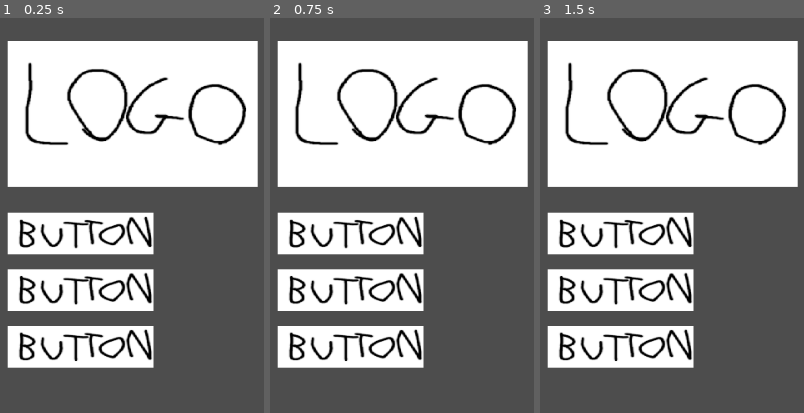
Above: before the commit, frames 1-3 (left to right).
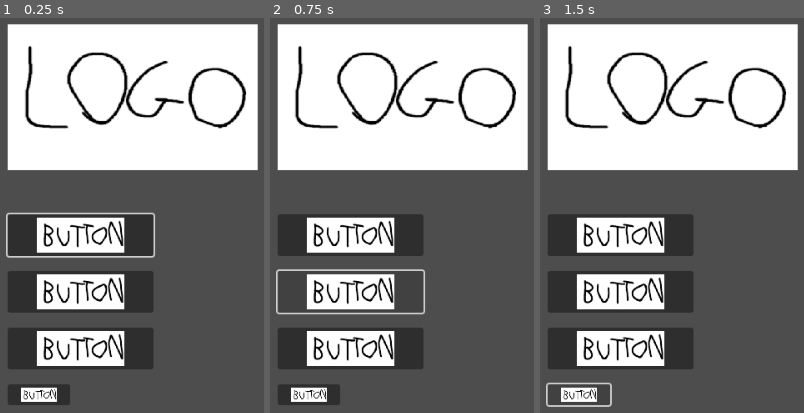
Above: after the commit, the same moments.

Repository: yumio7/KageBushinNoJutsu
Game: Godot game, scene res://Scenes/mainmenu.tscn
Same seed, same stepped clock (60 frames per second), same inputs: the game is played once before the commit and once after it. Before the commit the project has no main scene; this scene is started directly in both runs.
Inputs (mouse positions are in pixels of both pictures, inside the frame that each line leads up to):
- Up to frame 1 (0.25 s): no input
- Up to frame 2 (0.75 s): click (351, 290) at 0.52 s
- Up to frame 3 (1.5 s): click (579, 393) at 1.27 s

The runs differ from the first frame. In frame 1, 27% of the frame differs, in the area x 2-98%, y 1-98%; in frame 2, 27%; in frame 3, 27%.

Commit message:
they are buttons now

Diff:
--- /dev/null
+++ b/Scenes/mainmenu.gd
@@ -0,0 +1,11 @@
+extends MarginContainer
+
+# Called when the node enters the scene tree for the first time.
+func _ready() -> void:
+	$HBoxContainer/VBoxContainer/MenuButtons/play.grab_focus()
+
+
+
+# Called every frame. 'delta' is the elapsed time since the previous frame.
+func _process(delta: float) -> void:
+	pass
--- a/Scenes/mainmenu.tscn
+++ b/Scenes/mainmenu.tscn
@@ -1,6 +1,7 @@
-[gd_scene load_steps=3 format=3 uid="uid://c2mesxscmgmj3"]
+[gd_scene load_steps=4 format=3 uid="uid://c2mesxscmgmj3"]
 
 [ext_resource type="Texture2D" uid="uid://bdej44ojb18g2" path="res://Graphics/Placeholders/logo.png" id="1_b0pat"]
+[ext_resource type="Script" path="res://Scenes/mainmenu.gd" id="1_esexo"]
 [ext_resource type="Texture2D" uid="uid://clekrcpdjwfdr" path="res://Graphics/Placeholders/button.png" id="2_cna7s"]
 
 [node name="Mainmenu" type="MarginContainer"]
@@ -10,15 +11,17 @@
 grow_horizontal = 2
 grow_vertical = 2
 theme_override_constants/margin_left = 80
-theme_override_constants/margin_top = 60
+theme_override_constants/margin_top = 40
 theme_override_constants/margin_right = 80
-theme_override_constants/margin_bottom = 60
+theme_override_constants/margin_bottom = 40
+script = ExtResource("1_esexo")
 
 [node name="HBoxContainer" type="HBoxContainer" parent="."]
 layout_mode = 2
 
 [node name="VBoxContainer" type="VBoxContainer" parent="HBoxContainer"]
 layout_mode = 2
+theme_override_constants/separation = 50
 
 [node name="logo" type="TextureRect" parent="HBoxContainer/VBoxContainer"]
 custom_minimum_size = Vector2(300, 175)
@@ -33,20 +36,39 @@
 theme_override_constants/separation = 18
 alignment = 1
 
-[node name="play" type="TextureRect" parent="HBoxContainer/VBoxContainer/MenuButtons"]
+[node name="play" type="Button" parent="HBoxContainer/VBoxContainer/MenuButtons"]
 custom_minimum_size = Vector2(175, 50)
 layout_mode = 2
-texture = ExtResource("2_cna7s")
-expand_mode = 1
+focus_neighbor_top = NodePath("../credits")
+focus_neighbor_bottom = NodePath("../settings")
+icon = ExtResource("2_cna7s")
+icon_alignment = 1
+expand_icon = true
 
-[node name="settings" type="TextureRect" parent="HBoxContainer/VBoxContainer/MenuButtons"]
+[node name="settings" type="Button" parent="HBoxContainer/VBoxContainer/MenuButtons"]
 custom_minimum_size = Vector2(175, 50)
 layout_mode = 2
-texture = ExtResource("2_cna7s")
-expand_mode = 1
+focus_neighbor_top = NodePath("../play")
+focus_neighbor_bottom = NodePath("../quit")
+icon = ExtResource("2_cna7s")
+icon_alignment = 1
+expand_icon = true
 
-[node name="quit" type="TextureRect" parent="HBoxContainer/VBoxContainer/MenuButtons"]
+[node name="quit" type="Button" parent="HBoxContainer/VBoxContainer/MenuButtons"]
 custom_minimum_size = Vector2(175, 50)
 layout_mode = 2
-texture = ExtResource("2_cna7s")
-expand_mode = 1
+focus_neighbor_top = NodePath("../settings")
+focus_neighbor_bottom = NodePath("../credits")
+icon = ExtResource("2_cna7s")
+icon_alignment = 1
+expand_icon = true
+
+[node name="credits" type="Button" parent="HBoxContainer/VBoxContainer/MenuButtons"]
+custom_minimum_size = Vector2(75, 25)
+layout_mode = 2
+size_flags_horizontal = 0
+focus_neighbor_top = NodePath("../quit")
+focus_neighbor_bottom = NodePath("../play")
+icon = ExtResource("2_cna7s")
+icon_alignment = 1
+expand_icon = true
--- a/project.godot
+++ b/project.godot
@@ -11,6 +11,7 @@
 [application]
 
 config/name="KageBushinNoJutsu"
+run/main_scene="res://Scenes/mainmenu.tscn"
 config/features=PackedStringArray("4.3", "GL Compatibility")
 config/icon="res://icon.svg"
 
